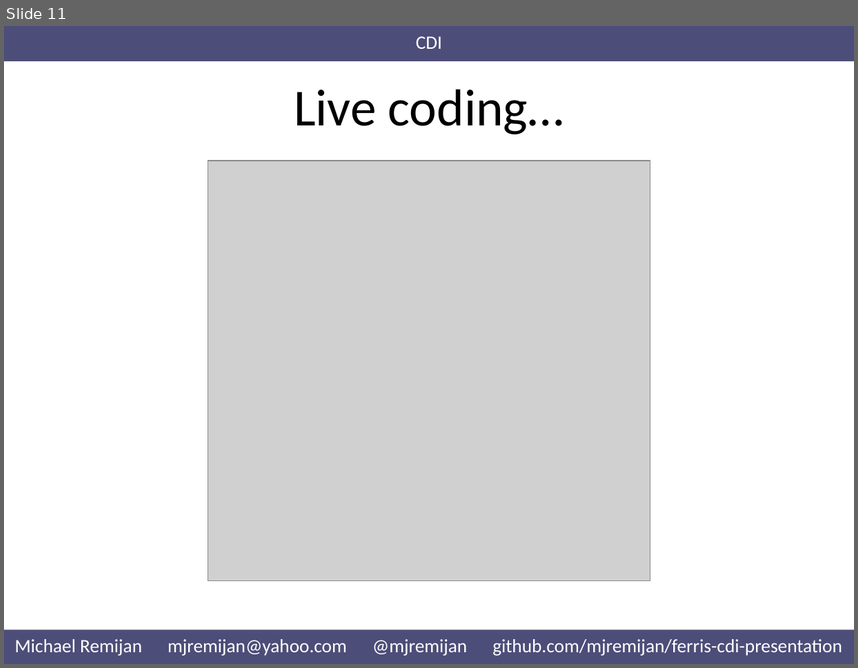
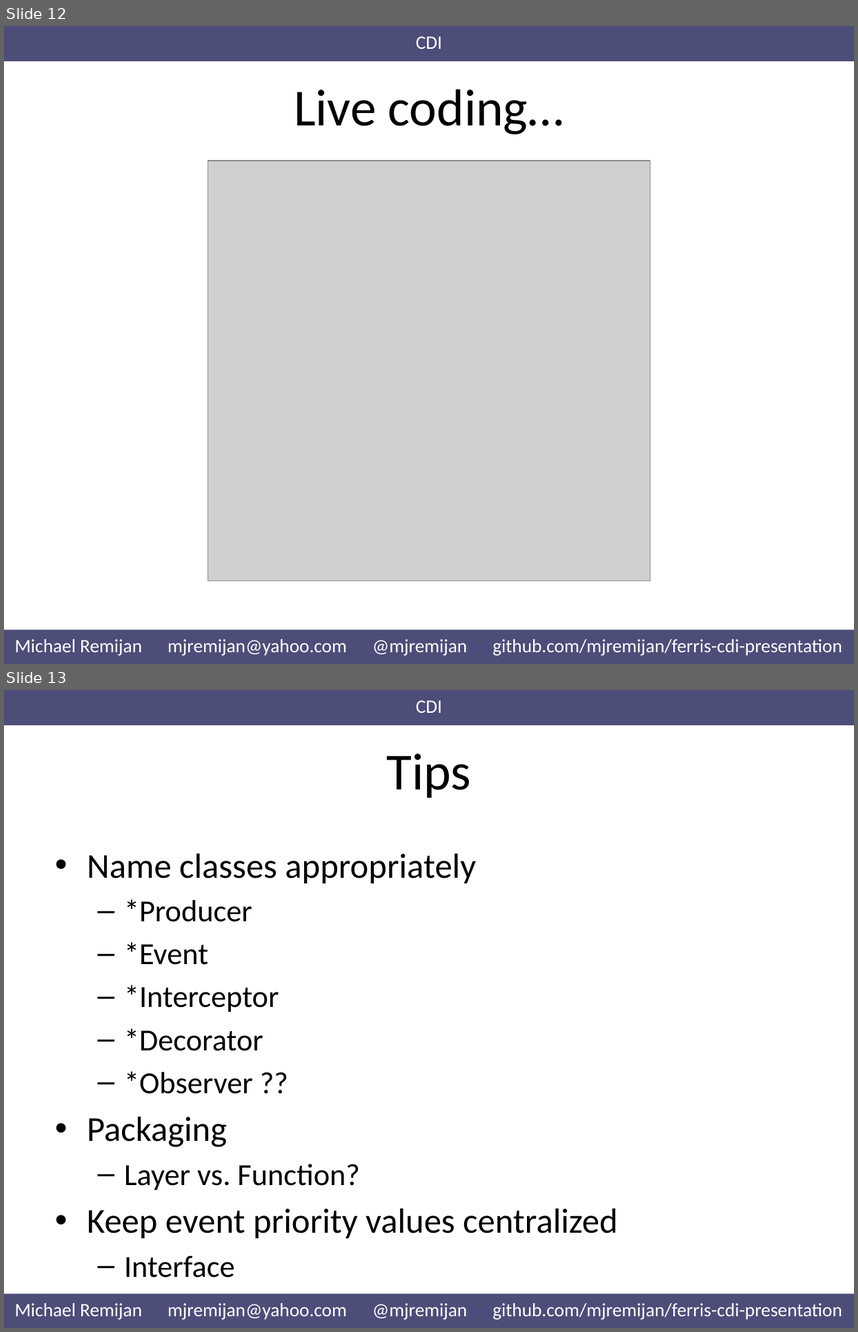
Before and after one commit to mjremijan/ferris-cdi-presentation, a slide deck: Presentation.pptx. Shown one above the other, each under a label of ours: slide 11 before the commit, slides 12 and 13 after it. The pictures are 858x668 and 858x1332 pixels, drawn with LibreOffice and Linux fonts; fonts in the diff are those of the drawing; grey boxes stand for pictures. Boxes give left, top, right and bottom in pixels: in the first picture for what was removed or moved away, otherwise in the second. Text is boxed around its words. In the diff, an @@ line names an element or a change of style, - is before the commit and + after.

```diff
--- a/Presentation.pptx
+++ b/Presentation.pptx
@@ slide 13 added at [4, 690, 854, 1328], background #FFFFFF @@
@@ rectangle added at [4, 690, 854, 726], fill #4D4D79, 16 pt, text #FFFFFF @@
+CDI
@@ title added at [387, 753, 472, 798], 44 pt, text #000000 @@
+Tips
@@ text added at [87, 854, 617, 1238], 25.9 pt, text #000000 @@
+• Name classes appropriately
+  – *Producer
+  – *Event
+  – *Interceptor
+  – *Decorator
+  – *Observer ??
+• Packaging
+  – Layer vs. Function?
+• Keep event priority values centralized
+  – Interface
@@ rectangle added at [4, 1294, 854, 1328], fill #4D4D79, 16 pt, text #FFFFFF @@
+Michael Remijan mjremijan@yahoo.com @mjremijan github.com/mjremijan/ferris-cdi-presentation
@@ what was slide 11 is now slide 12 @@
```
Also in this commit, not shown: 5 slides changed, 1 other slide added.
